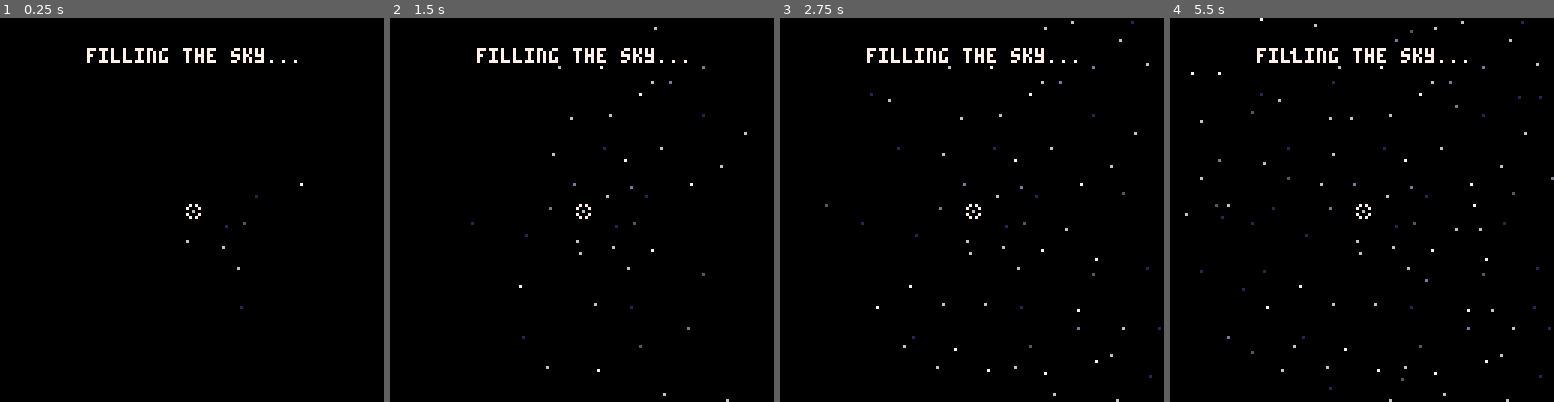
Above: before the commit, frames 1-4 (left to right).
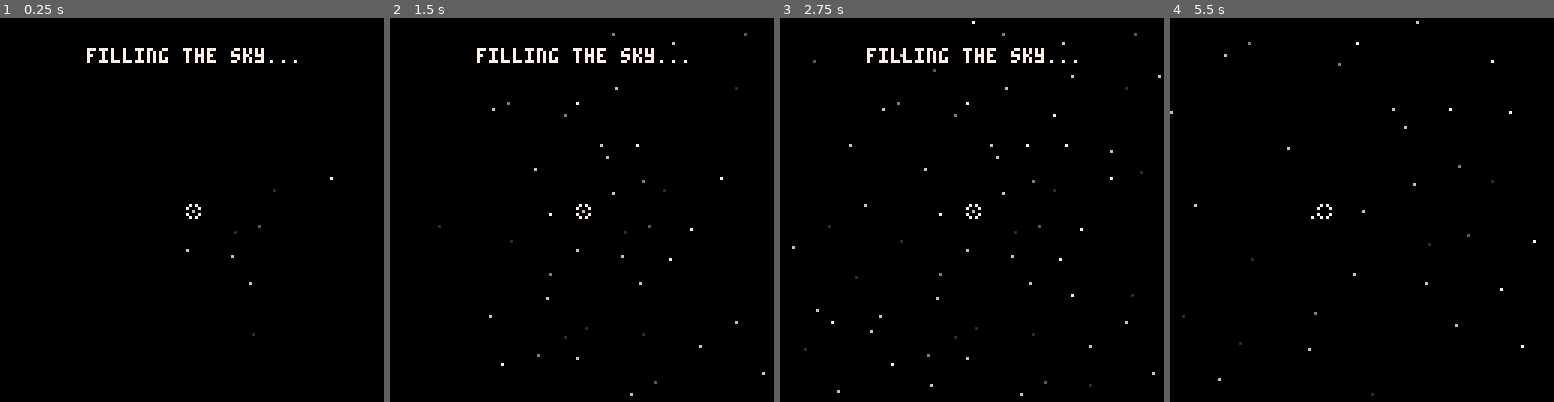
Above: after the commit, the same moments.

Repository: KeyMaster-/stargazer
Game: PICO-8 cartridge stargazer.p8
The game is run twice, just before and just after one commit, with the same random seed, the same clock (stepped at 60 frames per second) and the same inputs.
Inputs:
- Up to frame 1 (0.25 s): no input
- Up to frame 2 (1.5 s): tap X (X key) at 0.33, 1.07 s; tap O (Z key) at 0.7 s
- Up to frame 3 (2.75 s): hold Right 1.6-2.1 s; tap O (Z key) at 1.7, 2.1, 2.5 s; tap X (X key) at 1.85 s; hold Up 2.15-2.42 s; hold Right from 2.47 s (still down)
- Up to frame 4 (5.5 s): tap O (Z key) every 0.4 s from 2.9 to 5.3 s; tap X (X key) at 2.97, 4.08, 5.2 s; release Right at 3.03 s; hold Left 3.08-3.58 s; hold Down 3.63-3.97 s; hold Right 4.02-4.68 s; hold Up 4.73-5.03 s; hold Left from 5.08 s (still down)

The runs differ from the first frame. In frame 1, 0.1% of the frame differs, in the area x 48-87%, y 41-83%; in frame 2, 0.5%; in frame 3, 0.8%; in frame 4, 1.7%, in the area x 0-100%, y 0-100%.

Commit message:
Added custom line drawing for dotted lines; Custom circle function for arcs; Commit hold is now a filling circle

Diff:
--- a/stargazer.p8
+++ b/stargazer.p8
@@ -4,12 +4,104 @@
 --todo: load seed from savefile if there is one saved
 -- srand(512)
 
-sky_size = 256
+sky_size = 200
 
 twinkling_base = 150
 twinkling_rnd = 120
 
 state = 0 -- 0: stargen, 1: star select, 2: star name
+
+function line(x1, y1, x2, y2, col, draw_len, gap_len)
+  draw_len = draw_len or 1
+  gap_len = gap_len or 0
+
+  local flipx, flipy = false, false
+  if y2 < y1 then
+    y1,y2 = y2,y1
+    flipy = true
+  end
+
+  if x2 < x1 then
+    x1,x2 = x2,x1
+    flipx = true
+  end
+
+  local dx = x2 - x1
+  local dy = y2 - y1
+
+  local swap = false
+  if dx < dy then
+    x1,y1 = y1,x1
+    x2,y2 = y2,x2
+    dx,dy = dy,dx
+    flipx,flipy = flipy,flipx --we're swapping the axes on everything, so we should include the flips
+    swap = true
+  end
+
+  local px_count = 0
+
+  local err = 0
+  local deltaerr = dy / dx
+  local y = y1
+  for x=x1,x2 do
+    if px_count < draw_len then
+      local px,py = x,y
+      if (flipx) px = x1 - px + x2
+      if (flipy) py = y1 - py + y2
+      if (swap) px,py = py,px
+      pset(px,py,col)
+    end
+    px_count = (px_count + 1) % (draw_len + gap_len)
+
+    err += deltaerr
+    if err >= 0.5 then
+      y += 1
+      err -= 1
+    end
+  end
+end
+
+local function angle_in_range(x, l, s)
+  return (flr(x - (l + s)) + 1) <= (x - l)
+end
+
+function circ_custom(x0, y0, r, col, theta, delta)
+  theta = theta or 0
+  delta  = delta or 1
+  local x = r
+  local y = 0
+  local err = 0
+
+  local function set_px(x, y)
+    if angle_in_range(atan2(x, y), theta, delta) then
+      pset(x0 + x, y0 + y, col)
+      return true
+    else
+      return false
+    end
+  end
+
+  local continue = true
+  while continue and x >= y do
+    continue = false
+
+    continue = set_px(x, y) or continue
+    continue = set_px(y, x) or continue
+    continue = set_px(-y, x) or continue
+    continue = set_px(-x, y) or continue
+    continue = set_px(-x, -y) or continue
+    continue = set_px(-y, -x) or continue
+    continue = set_px(y, -x) or continue
+    continue = set_px(x, -y) or continue
+
+    y += 1
+    err += 1 + 2*y
+    if 2*(err-x) + 1 > 0 then
+      x -= 1
+      err += 1 - 2*x
+    end
+  end
+end
 
 function set_twinkle(star)
   star.timer = twinkling_base + flr(rnd(twinkling_rnd))
@@ -167,18 +259,18 @@
     end
   end
 
-  local function draw_constellation(const, col)
+  local function draw_constellation(const, col, draw_len, gap_len)
     for i=1,#const/2 do --#const/2 since we record to/from star pairs
       local from = const[i*2 - 1]
       local to = const[i*2]
-      line(from.x, from.y, to.x, to.y, col)
+      line(from.x, from.y, to.x, to.y, col, draw_len, gap_len)
     end
   end
 
   function star_select_draw_constellations()
 
     for const in all(constellations) do
-      draw_constellation(const, 5)
+      draw_constellation(const, 5, 4, 2)
     end
 
     draw_constellation(cur_constellation, 6)
@@ -197,8 +289,9 @@
 
   function star_select_draw_commit()
     if commit_count > 0 then
-      pset(csr.x + 5, csr.y - 20, 9)
-      line(csr.x + 5, csr.y, csr.x + 5, csr.y - commit_count, 7)
+      circ_custom(csr.x, csr.y, 8, 7, 0, commit_count/20)
+      --pset(csr.x + 5, csr.y - 20, 9)
+      --line(csr.x + 5, csr.y, csr.x + 5, csr.y - commit_count, 7)
     end
   end
 
